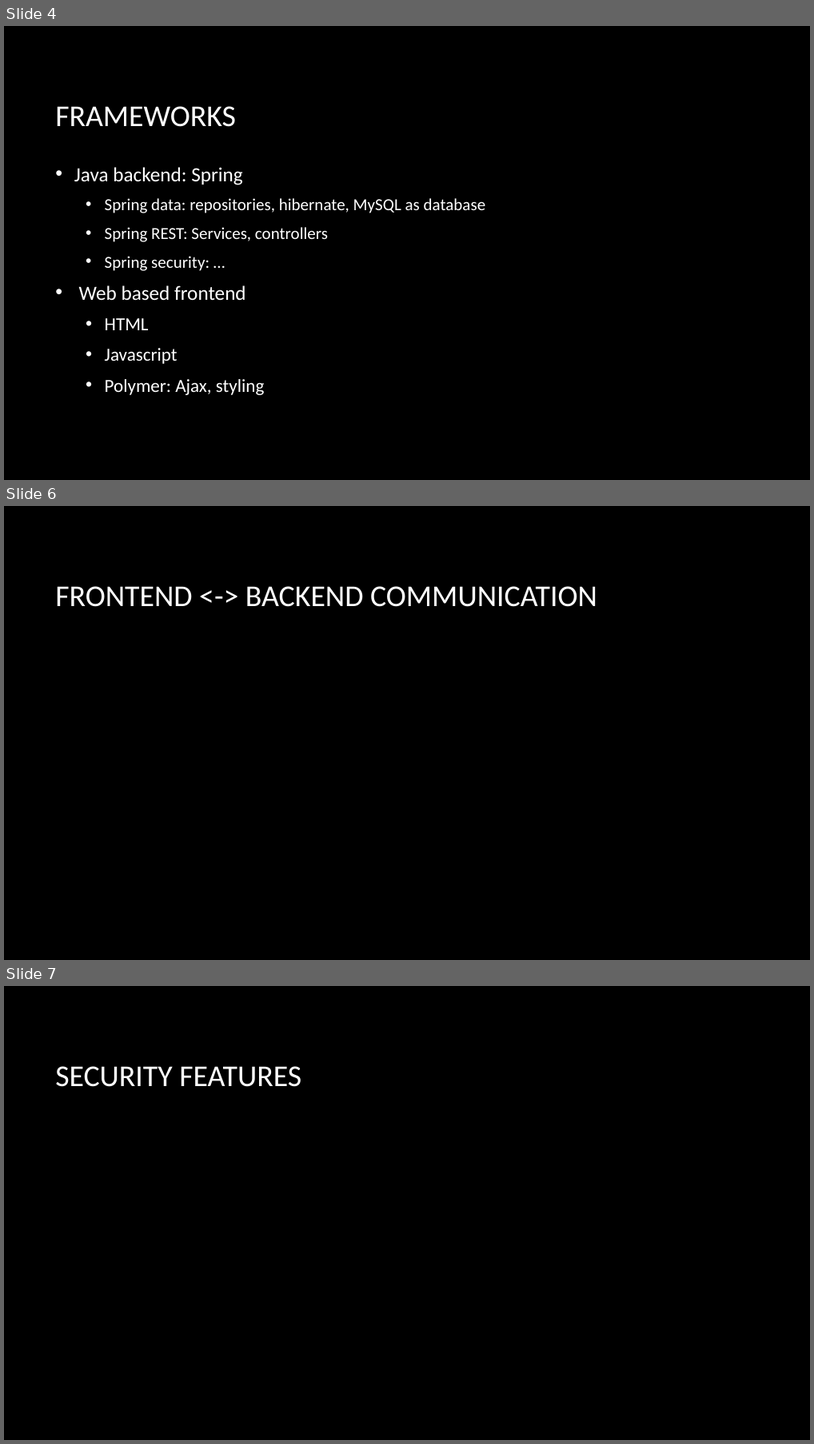
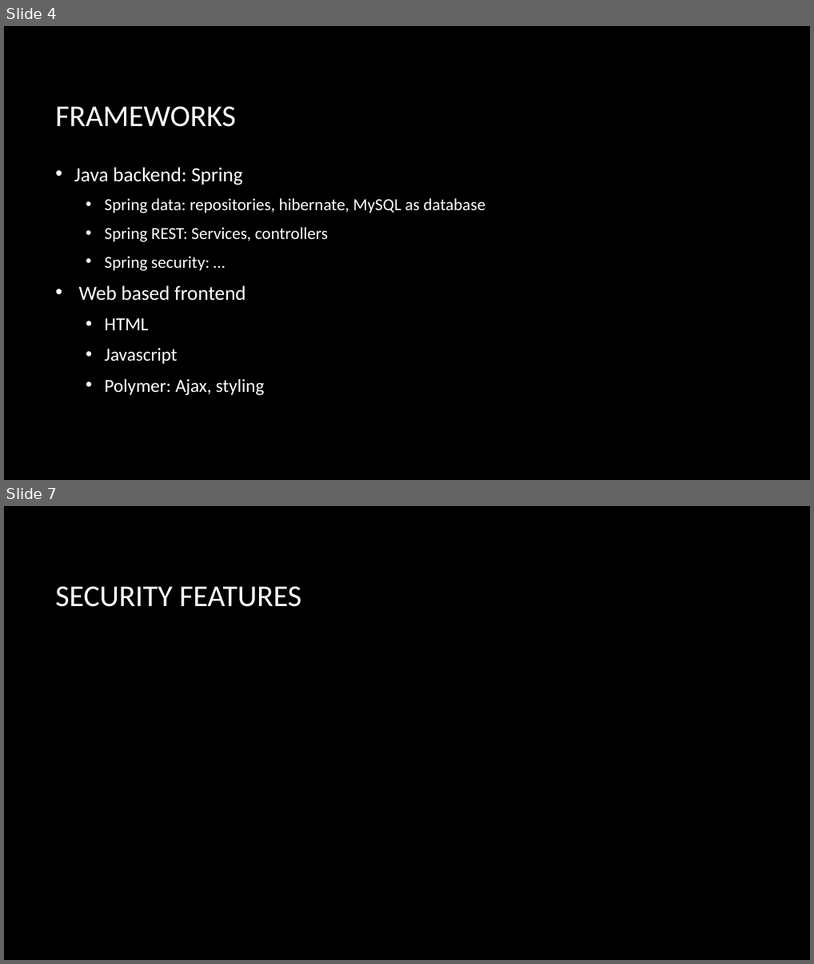
Before and after one commit to AregShahbazian/ProjectTeamZ, a slide deck: docs/final product.pptx. Shown one above the other, each under a label of ours: slides 4, 6 and 7 before the commit, slides 4 and 7 after it; the slides between them are not shown. The pictures are 814x1444 and 814x964 pixels, drawn with LibreOffice and Linux fonts; fonts in the diff are those of the drawing; background and template pictures are left out. Boxes give left, top, right and bottom in pixels: in the first picture for what was removed or moved away, otherwise in the second. Text is boxed around its words. In the diff, an @@ line names an element or a change of style, - is before the commit and + after.

```diff
--- a/docs/final product.pptx
+++ b/docs/final product.pptx
@@ slide 6 removed at (x1=4, y1=506, x2=810, y2=960), background picture (left out) @@
@@ title removed at (x1=55, y1=586, x2=598, y2=607) @@
-FRONTEND <-> BACKEND COMMUNICATION
```
Also in this commit, not shown: 4 slides changed, 1 slide added, 1 other file.
